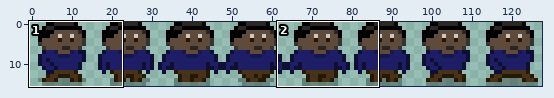
A sprite sheet gets an edit: graphics/characters/man1/man1_walk.png. Above, an overview of the earlier version with the close-up marked.
Close-up. Before the edit:
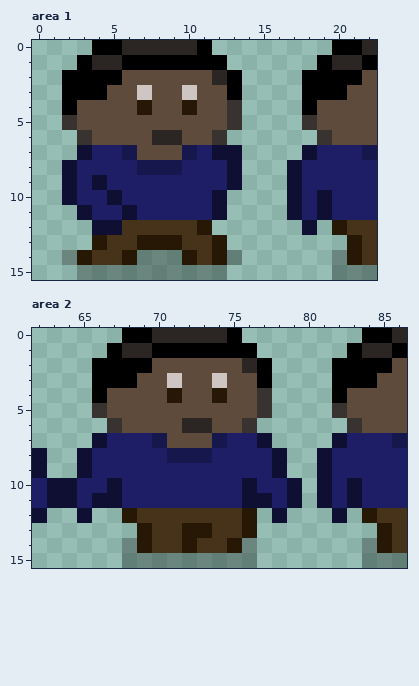
The file is 128x16 pixels. Shown: area 1: x 0..22, y 0..15; area 2: x 62..86, y 0..15. The commit also changed other parts of the picture, which this record leaves out.
The result:
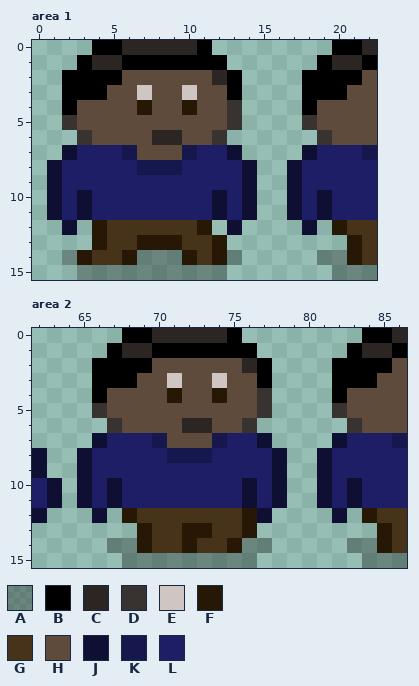
Palette (. is transparent): A #0000004b  B #000000  C #2b2523  D #383230  E #cfc5c2  F #271806  G #47321a  H #5f4b3b  J #0e0f32  K #16174c  L #1d1e65
From old to new:
--- area 1
@@ x 0..22 @@
  6 ...DHHHHCCHHD......DHHH
- 7 ...JLLKHHHKLJJ....JLLLK
- 8 ..JLLLLKKKLLLJ...JLLLLL
- 9 ..JLJLLLLLLLLJ...JLLLLL
-10 ..JLLJLLLLLLJ....JLJLLL
-11 ...JLLJLLLLLJ....JLJLLL
-12 ....JJGGGGGF......J.FGG
+ 7 ..JLLLKHHHKLLJ....JLLLK
+ 8 .JLLLLLKKKLLLLJ..JLLLLL
+ 9 .JLLLLLLLLLLLLJ..JLLLLL
+10 .JLJLLLLLLLLJLJ..JLJLLL
+11 .JLJLLLLLLLLJLJ..JLJLLL
+12 ..J.FGGGGGGF.J....J.FGG
 13 ....FGGFFFGGF........FG
-14 ..AFGGFAAAFGFA......AFG
+14 ..AFGGFAAAFGFA.....AAFG
 15 ...AAAAAAAAAA.......AAA
--- area 2
@@ x 62..86 @@
  9 J..JLLLLLLLLLLLLJ..JLLLLL
-10 LJJLLJLLLLLLLLJLLJ.JLJLLL
-11 LJJLJJLLLLLLLLJJLJ.JLJLLL
-12 J..J..FGGGGGGGF.J...J.FGG
+10 LJ.JLJLLLLLLLLJLJ..JLJLLL
+11 LJ.JLJLLLLLLLLJLJ..JLJLLL
+12 J...J.FGGGGGGGFJ....J.FGG
 13 .......FGGFFGGF........FG
-14 ......AFGGFGGFA.......AFG
+14 .....AAFGGFGGFAA.....AAFG
 15 ......AAAAAAAAA.......AAA
Pixel boxes of the changes (left, top, right, bottom) in both close-ups:
changed: (47, 145, 137, 235)
changed: (212, 145, 257, 235)
added: (317, 250, 332, 265)
changed: (62, 478, 122, 553)
changed: (257, 478, 302, 553)
added: (347, 538, 362, 553)
